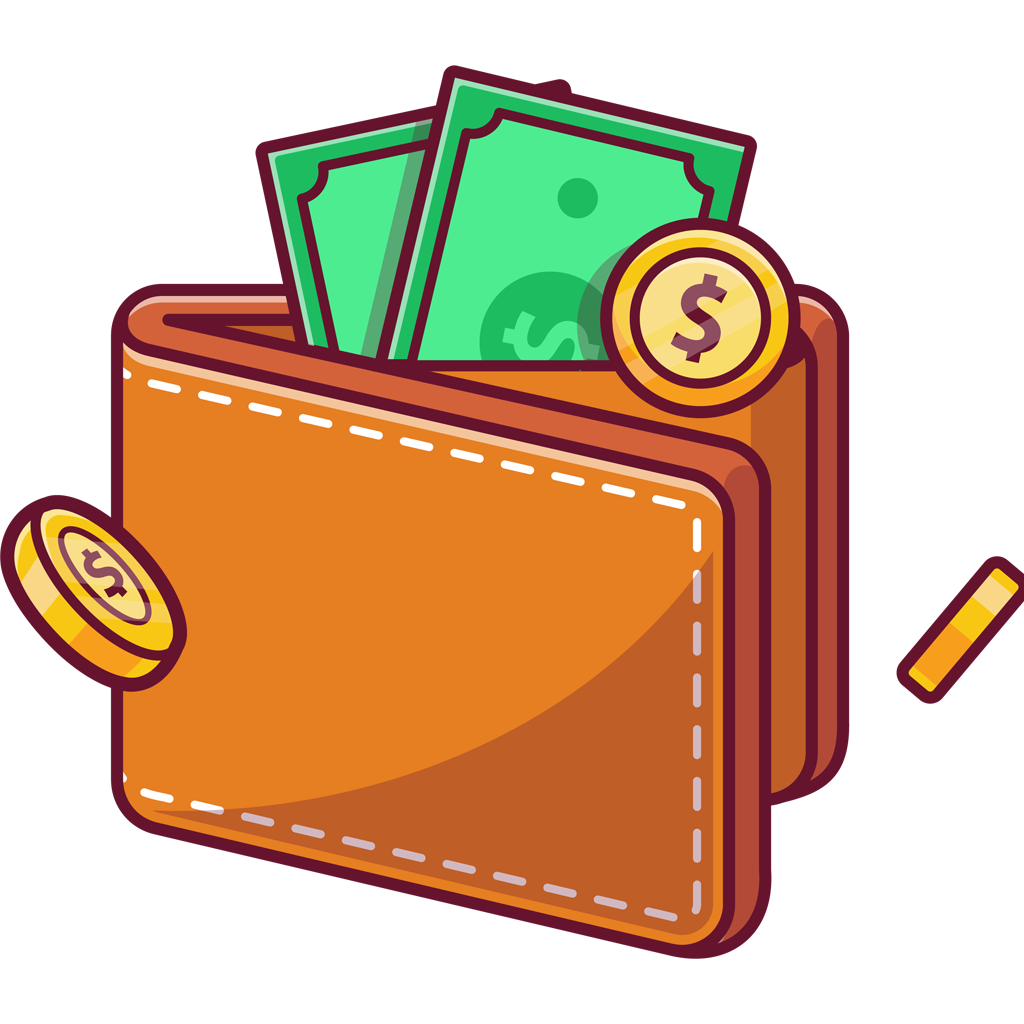
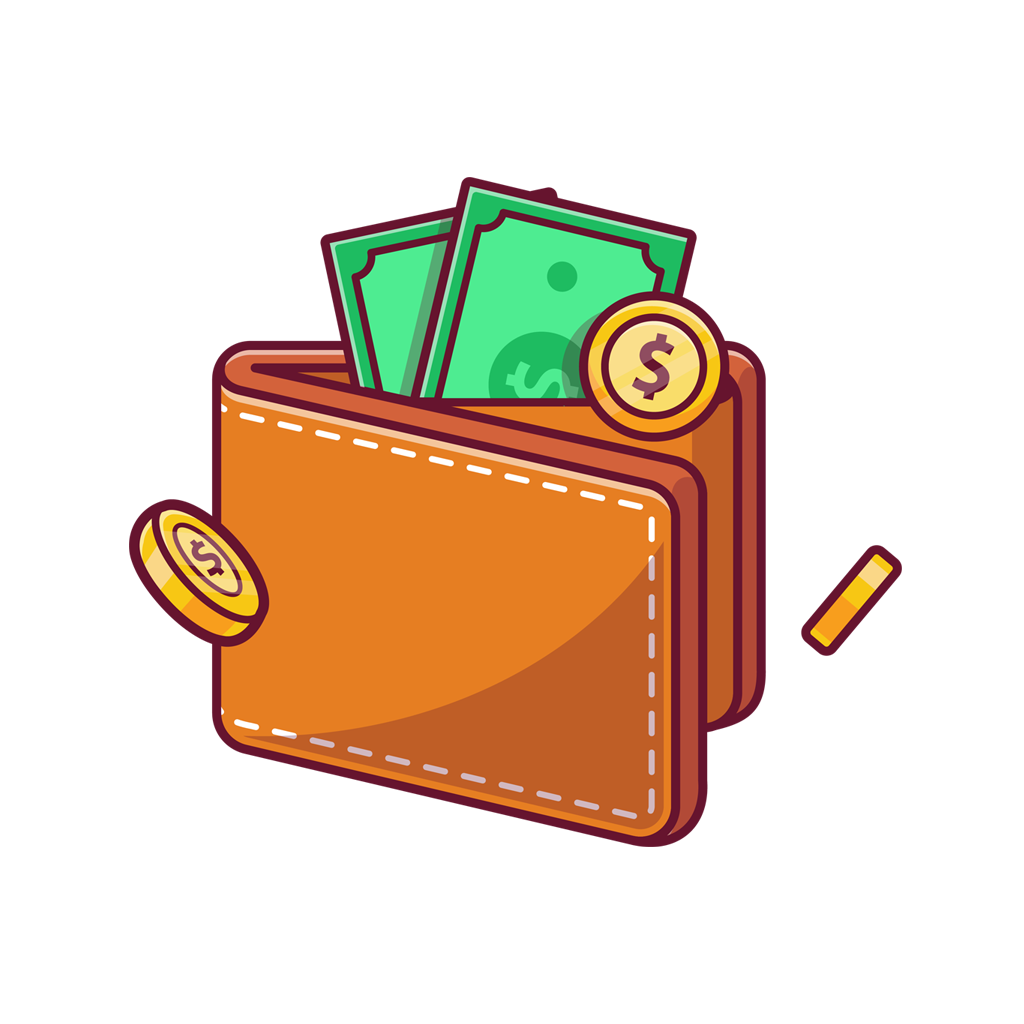
Before/after of a (1024, 1024) layered artwork. What changed in the layer stack:
painted on "Katman 2" over bbox(0, 65, 1024, 959)
